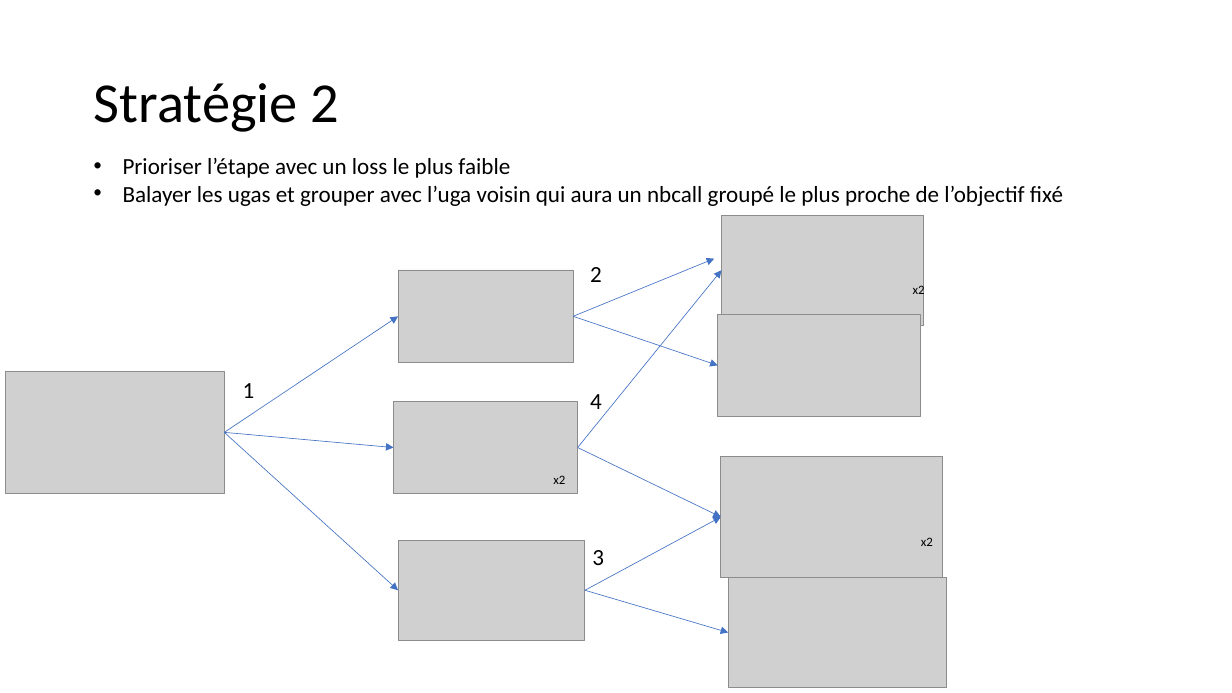
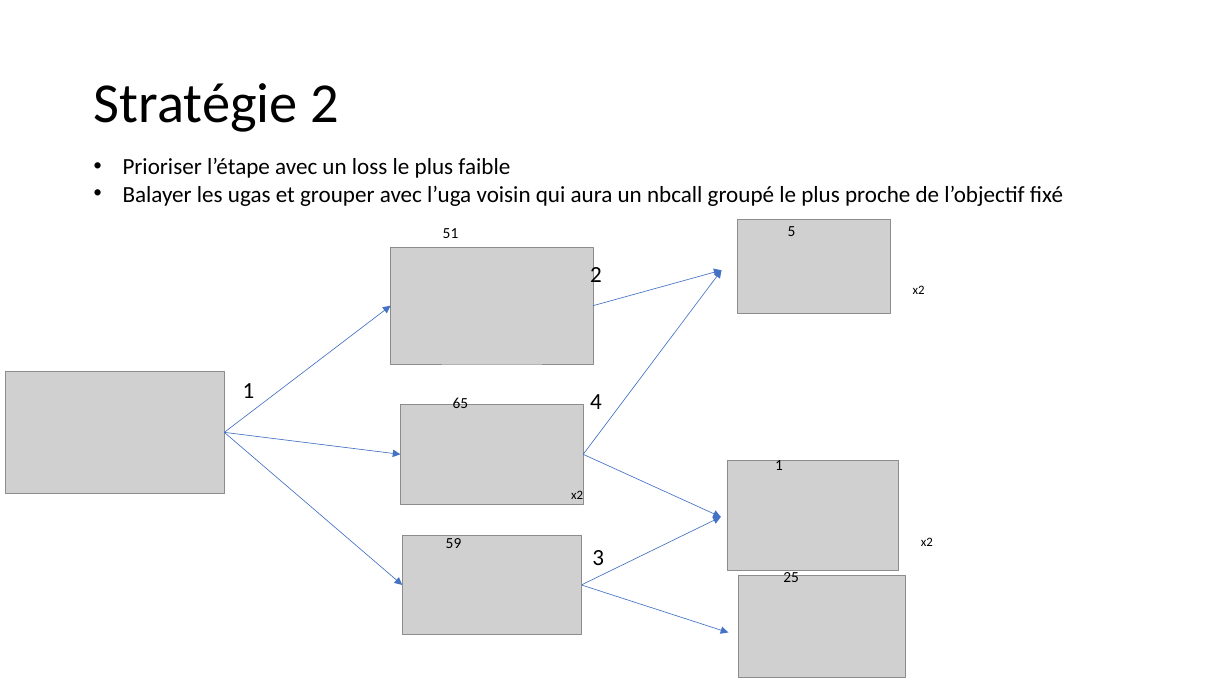
Before and after one commit to leopoldlacroix/graph_proj, a slide deck: slide 8 of explication.pptx (slide 9 before the commit). Drawn at 1232x693 pixels with LibreOffice and Linux fonts; fonts in the diff are those of the drawing; grey boxes stand for pictures. Boxes give left, top, right and bottom in pixels: in the first picture for what was removed or moved away, otherwise in the second. Text is boxed around its words. In the diff, an @@ line names an element or a change of style, - is before the commit and + after.

```diff
--- a/explication.pptx
+++ b/explication.pptx
@@ text added at box(443, 228, 459, 238), 12 pt, text #000000 @@
+51
@@ picture: place and size @@
-picture at box(722, 215, 924, 325)
+picture at box(738, 220, 890, 314)
@@ text added at box(788, 226, 796, 236), 12 pt, text #000000 @@
+5
@@ picture: place and size @@
-picture at box(398, 270, 574, 362)
+picture at box(391, 248, 593, 364)
@@ arrow moved from (578, 447) - (722, 270) to (583, 455) - (722, 270) @@
@@ arrow moved from (573, 316) - (714, 259) to (593, 306) - (722, 270) @@
@@ arrow moved from (225, 433) - (398, 316) to (225, 433) - (391, 306) @@
@@ arrow removed from (573, 316) to (718, 365) @@
@@ picture removed at box(718, 314, 921, 416) @@
@@ picture: place and size @@
-picture at box(394, 401, 578, 494)
+picture at box(400, 405, 583, 505)
@@ text added at box(453, 395, 469, 408), 12 pt, text #000000 @@
+65
@@ arrow moved from (225, 433) - (398, 591) to (225, 433) - (402, 585) @@
@@ arrow moved from (225, 433) - (394, 447) to (225, 433) - (400, 455) @@
@@ arrow moved from (578, 447) - (721, 517) to (583, 455) - (721, 517) @@
@@ picture: place and size @@
-picture at box(721, 457, 943, 578)
+picture at box(727, 460, 899, 570)
@@ text added at box(775, 457, 783, 470), 12 pt, text #000000 @@
+1
@@ text "x2": place and size @@
-text "x2" at box(553, 475, 565, 484)
+text "x2" at box(571, 490, 583, 499)
@@ picture: place and size @@
-picture at box(398, 541, 585, 641)
+picture at box(402, 535, 581, 635)
@@ text added at box(446, 535, 462, 548), 12 pt, text #000000 @@
+59
@@ arrow moved from (585, 591) - (721, 517) to (581, 585) - (721, 517) @@
@@ arrow moved from (585, 591) - (728, 633) to (581, 585) - (728, 633) @@
@@ picture: place and size @@
-picture at box(728, 578, 947, 688)
+picture at box(738, 576, 906, 677)
@@ text added at box(783, 570, 799, 582), 12 pt, text #000000 @@
+25
```
Also in this commit, not shown: 7 other slides changed, 1 slide removed, 8 other files.
